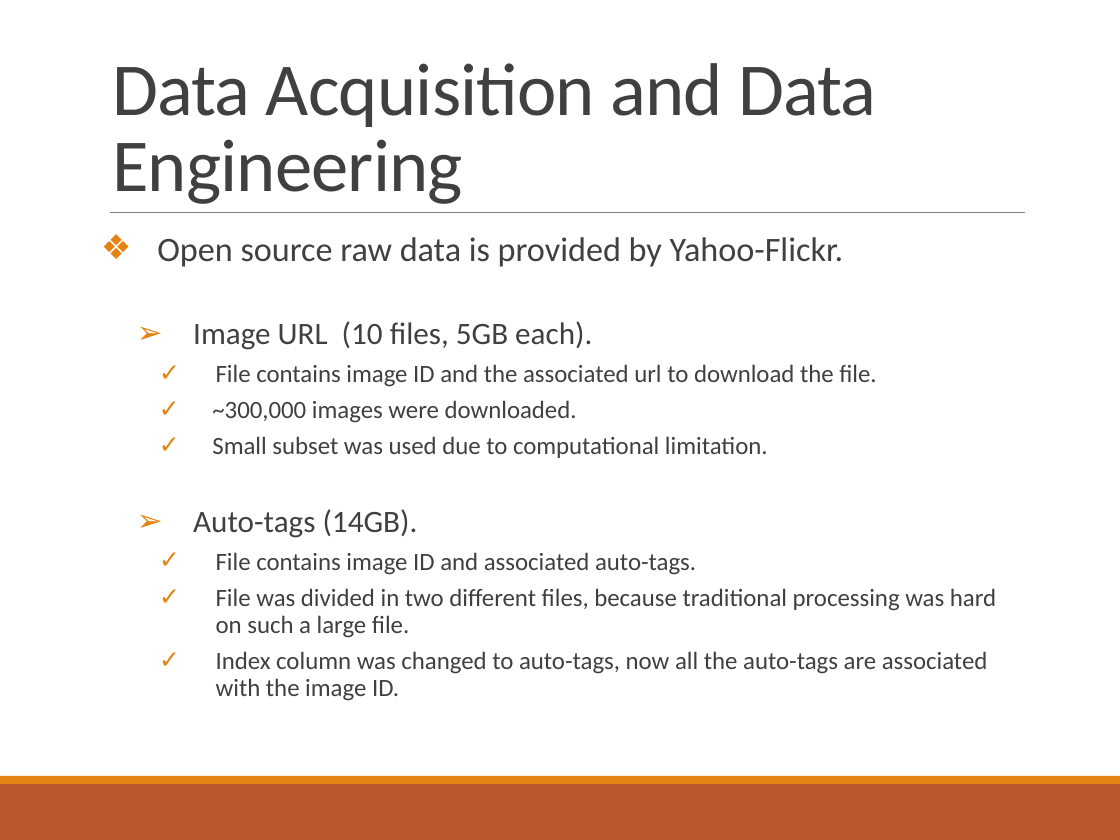
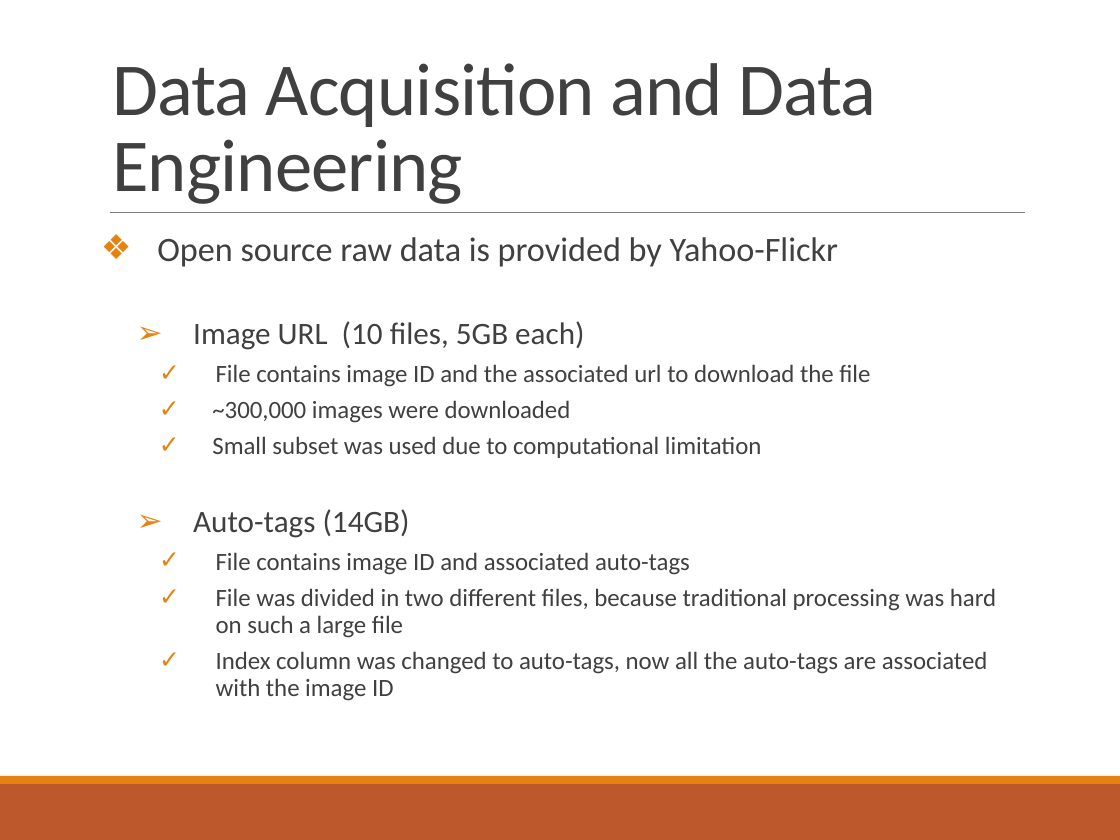
Before and after one commit to somyamohanty/Pixel_Dawgs, a slide deck: slide 4 of Final Presentation.pptx. Drawn at 1120x840 pixels with LibreOffice and Linux fonts; fonts in the diff are those of the drawing. Boxes give left, top, right and bottom in pixels: in the first picture for what was removed or moved away, otherwise in the second. Text is boxed around its words. In the diff, an @@ line names an element or a change of style, - is before the commit and + after.

```diff
--- a/Final Presentation.pptx
+++ b/Final Presentation.pptx
@@ text at (157, 237, 996, 701): text changed @@
-❖ Open source raw data is provided by Yahoo-Flickr.
-  ➢ Image URL (10 files, 5GB each).
-    ✓ File contains image ID and the associated url to download the file.
-    ✓ ~300,000 images were downloaded.
-    ✓ Small subset was used due to computational limitation.
-  ➢ Auto-tags (14GB).
-    ✓ File contains image ID and associated auto-tags.
-    ✓ File was divided in two different files, because traditional processing was hard on such a large file.
-    ✓ Index column was changed to auto-tags, now all the auto-tags are associated with the image ID.
+❖ Open source raw data is provided by Yahoo-Flickr
+  ➢ Image URL (10 files, 5GB each)
+    ✓ File contains image ID and the associated url to download the file
+    ✓ ~300,000 images were downloaded
+    ✓ Small subset was used due to computational limitation
+  ➢ Auto-tags (14GB)
+    ✓ File contains image ID and associated auto-tags
+    ✓ File was divided in two different files, because traditional processing was hard on such a large file
+    ✓ Index column was changed to auto-tags, now all the auto-tags are associated with the image ID
```
Also in this commit, not shown: 1 other slide changed, 14 other files.
